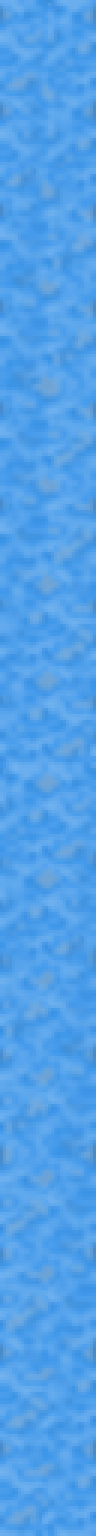
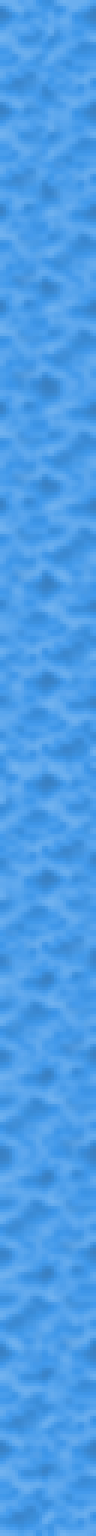
Revision of a layered w=96, h=1536 image; what changed, layer by layer:
added group "ok" with 3 layers above "old" over box(0, 3, 96, 1527)
added layer "castle_water_flowing_animated2.png" in group "ok" over box(0, 3, 96, 1527)
added group "old" with 5 layers above "Calque #1" over box(0, 3, 96, 1527)
hid "Copie de default_water_flowing_animated.png #1", moved it into group "old" over box(0, 3, 96, 1527)
hid "default_water_flowing_animated.png", moved it into group "old" over box(0, 3, 96, 1527)
